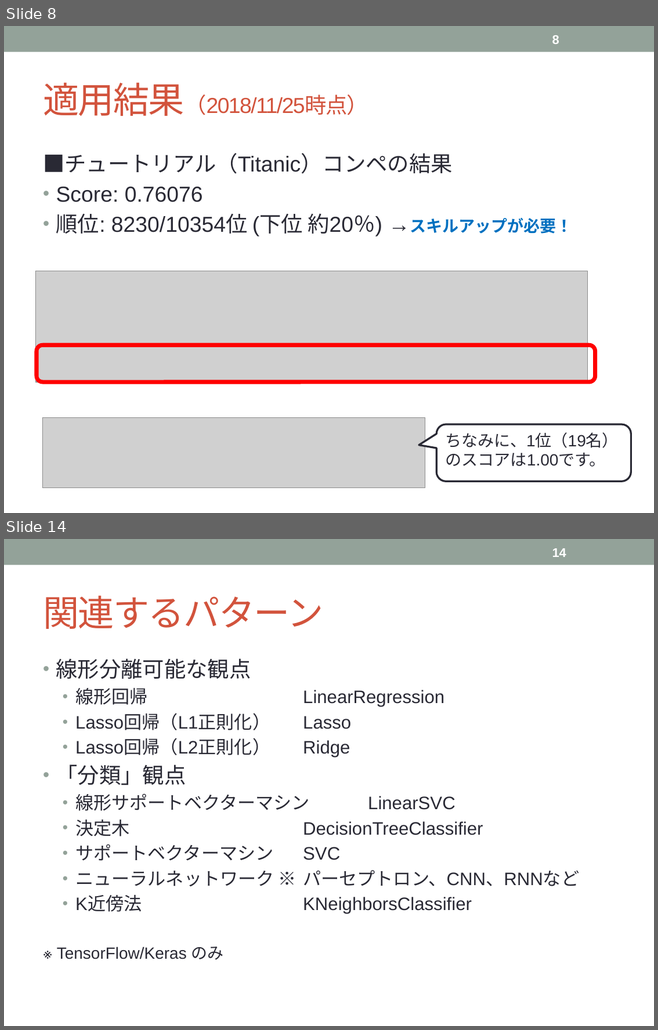
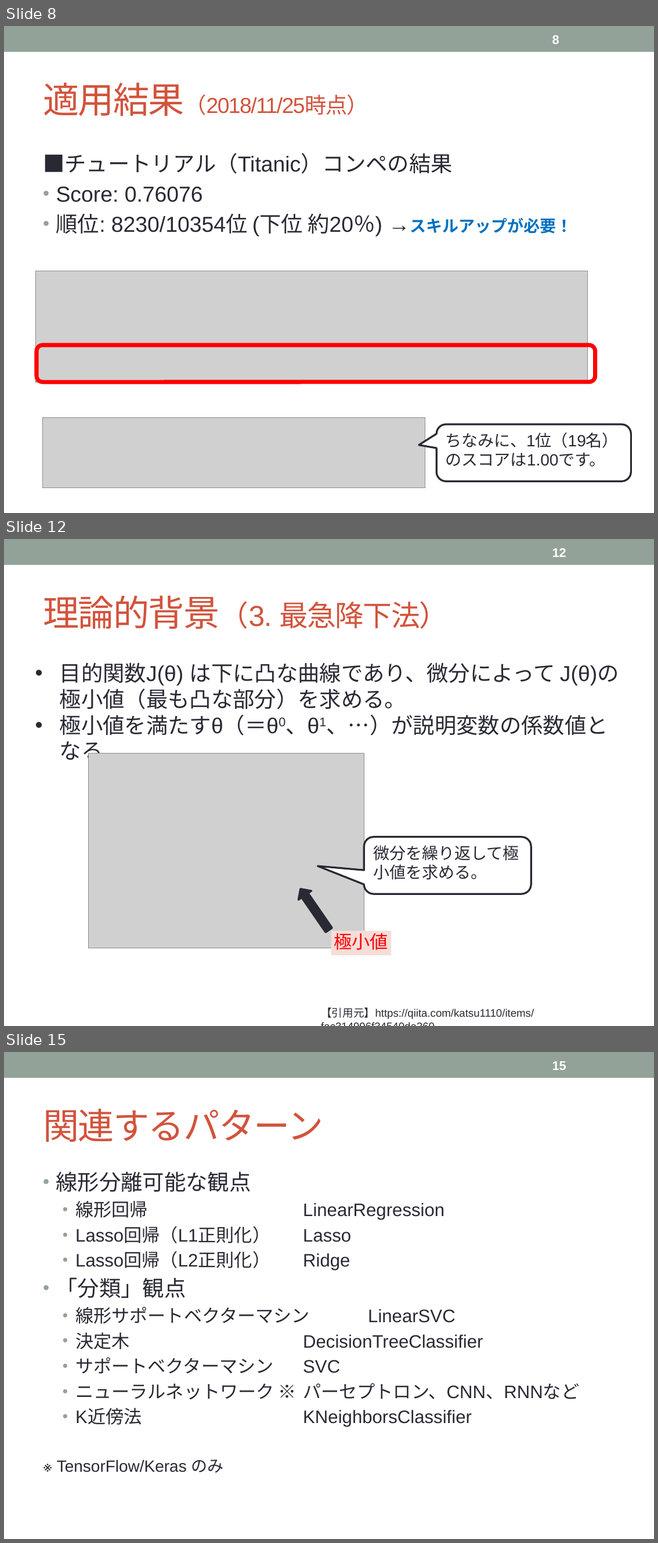
Before and after one commit to tsuchiyatoshio/team, a slide deck: oouchi/1.2_LogisticRegression/1.2_RogisticRegression.pptx. Shown one above the other, each under a label of ours: slides 8 and 14 before the commit, slides 8, 12 and 15 after it; the slides between them are not shown. The pictures are 658x1030 and 658x1543 pixels, drawn with LibreOffice and Linux fonts; fonts in the diff are those of the drawing; grey boxes stand for pictures. Boxes give left, top, right and bottom in pixels: in the first picture for what was removed or moved away, otherwise in the second. Text is boxed around its words. In the diff, an @@ line names an element or a change of style, - is before the commit and + after.

```diff
--- a/oouchi/1.2_LogisticRegression/1.2_RogisticRegression.pptx
+++ b/oouchi/1.2_LogisticRegression/1.2_RogisticRegression.pptx
@@ slide 12 added at (4,539,654,1026), background #FFFFFF; not listed: 1 template element that a slide beside it also shows @@
@@ page number added at (552,548,566,557), 14 pt, text #FFFFFF, bold @@
+12
@@ title added at (43,595,448,629), 32 pt, text #D2533C @@
+理論的背景（3. 最急降下法）
@@ text added at (60,663,619,736), 24 pt, text #292934 @@
+• 目的関数J(θ) は下に凸な曲線であり、微分によって J(θ)の 極小値（最も凸な部分）を求める。
+• 極小値を満たすθ（＝θ0、θ1、…）が説明変数の係数値となる。
@@ picture added at (89,754,364,948) @@
@@ rounded speech box added at (364,837,531,895), fill #FFFFFF, outline #292934 2.08 pt, 18 pt, text #292934 @@
+微分を繰り返して極小値を求める。
@@ right arrow added at (293,884,335,935), fill #292934, outline #292934 2.08 pt @@
@@ rectangle added at (331,931,390,955), fill #F6DDD8, 20 pt, text #FF0000 @@
+極小値
@@ text added at (321,1008,534,1019), 12 pt, text #292934 @@
+【引用元】https://qiita.com/katsu1110/items/fac314996f34540da260
@@ what was slide 14 is now slide 15 @@
@@ page number at (552,1061,566,1070): text changed @@
-14
+15
```
Also in this commit, not shown: 2 slides changed, 3 other slides added, 3 slides removed, 1 other file.
